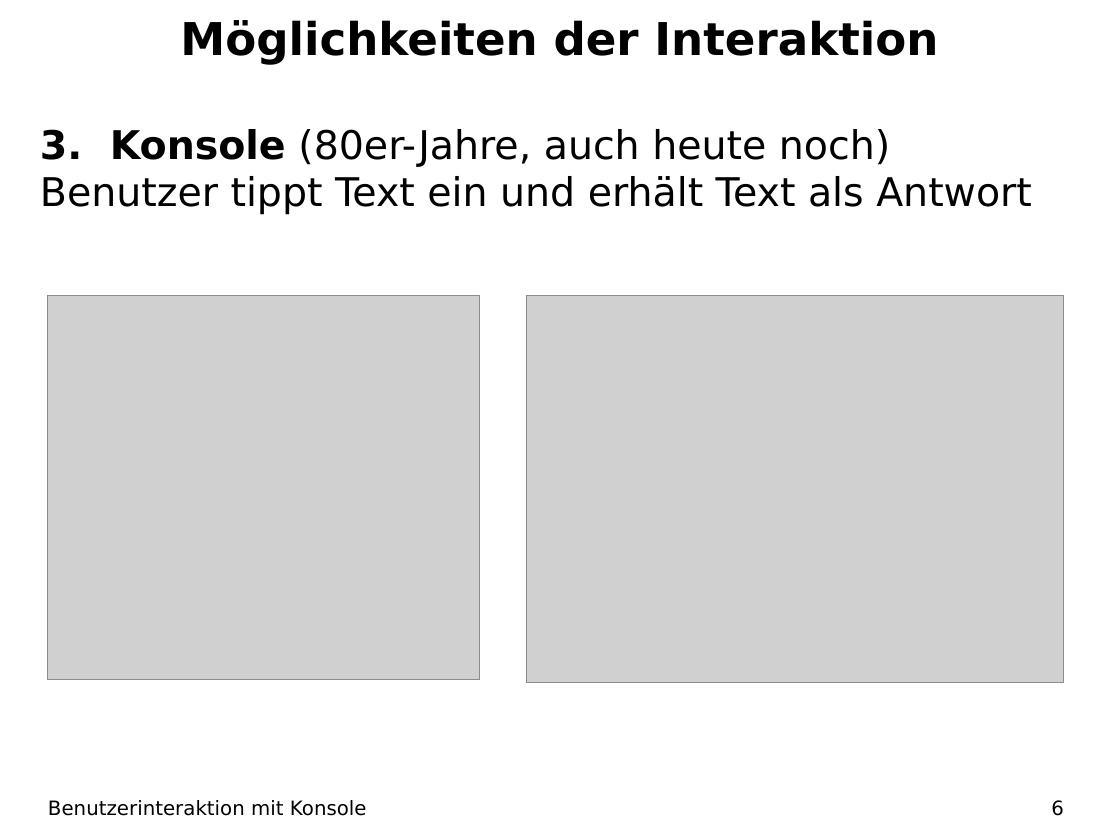
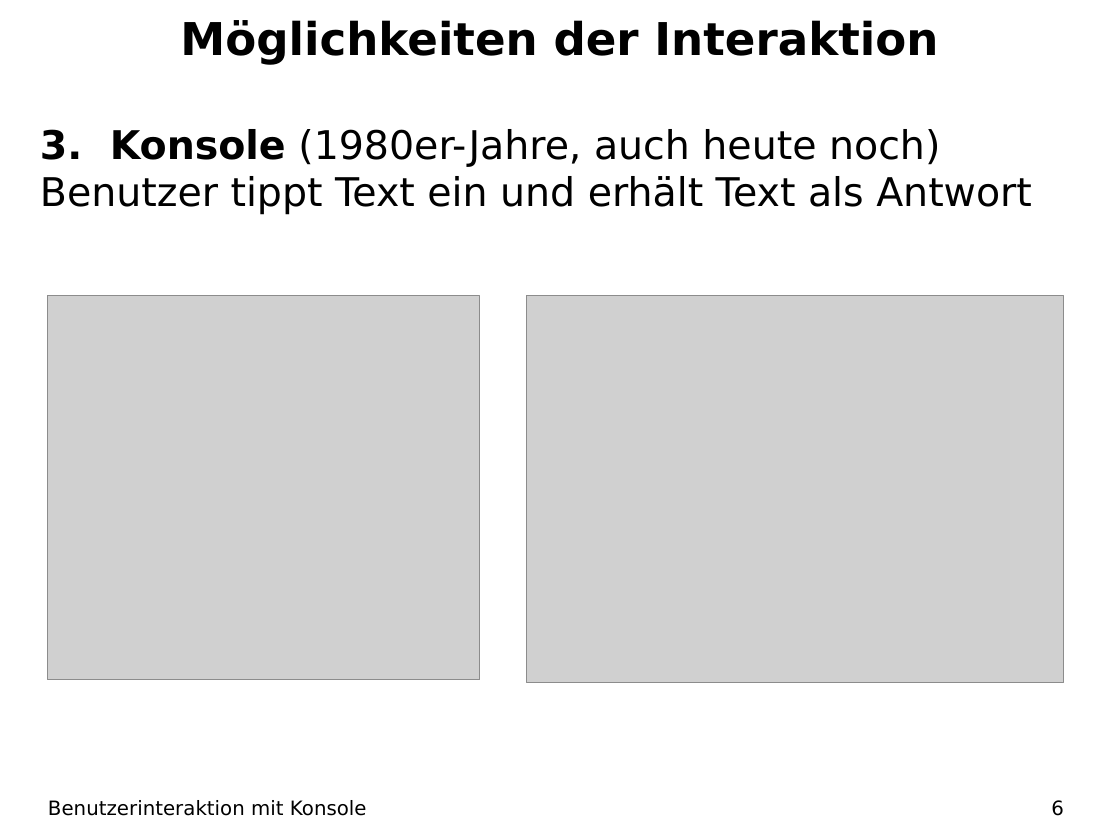
Before and after one commit to christianpothmann/Informatikunterricht, a slide deck: slide 6 of Java/02 Arrays/Arrays Source/01 Konsole/PR Benutzerschnittstelle.odp. Drawn at 1120x840 pixels with LibreOffice and Linux fonts; fonts in the diff are those of the drawing; grey boxes stand for pictures. Boxes give left, top, right and bottom in pixels: in the first picture for what was removed or moved away, otherwise in the second. Text is boxed around its words. In the diff, an @@ line names an element or a change of style, - is before the commit and + after.

```diff
--- a/Java/02 Arrays/Arrays Source/01 Konsole/PR Benutzerschnittstelle.odp
+++ b/Java/02 Arrays/Arrays Source/01 Konsole/PR Benutzerschnittstelle.odp
@@ text at [40,129,1032,215]: text changed @@
-3. Konsole (80er-Jahre, auch heute noch)
-Benutzer tippt Text ein und erhält Text als Antwort
+3. Konsole (1980er-Jahre, auch heute noch)
+Benutzer tippt Text ein und erhält Text als Antwort
```
Also in this commit, not shown: 1 other slide changed, 50 other files.
